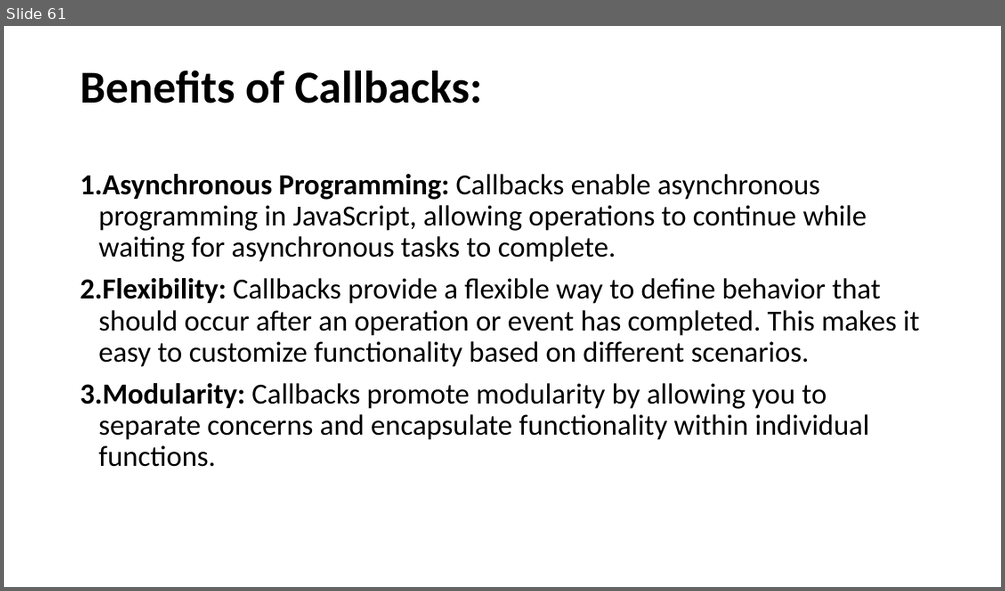
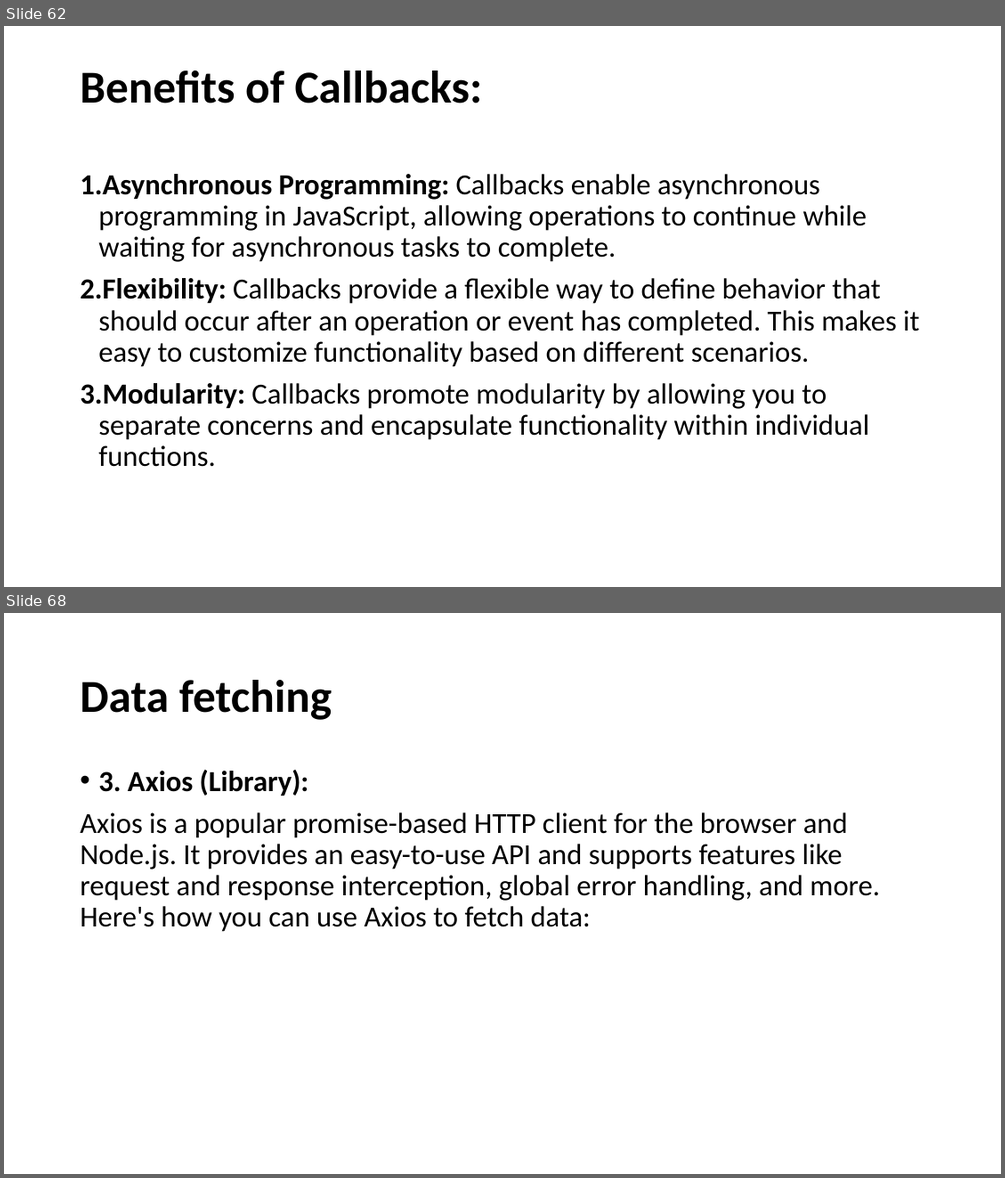
Before and after one commit to SethLK/JavaScript-Wizard-Course-for-Beginners, a slide deck: JavaScript Master Course for Beginners.pptx. Shown one above the other, each under a label of ours: slide 61 before the commit, slides 62 and 68 after it; the slides between them are not shown. The pictures are 1005x591 and 1005x1178 pixels, drawn with LibreOffice and Linux fonts; fonts in the diff are those of the drawing. Boxes give left, top, right and bottom in pixels: in the first picture for what was removed or moved away, otherwise in the second. Text is boxed around its words. In the diff, an @@ line names an element or a change of style, - is before the commit and + after.

```diff
--- a/JavaScript Master Course for Beginners.pptx
+++ b/JavaScript Master Course for Beginners.pptx
@@ slide 68 added at <box>4,613,1001,1174</box>, background #FFFFFF @@
@@ title added at <box>80,680,332,720</box>, 44 pt, text #000000, bold @@
+Data fetching
@@ text added at <box>80,770,880,932</box>, 28 pt, text #000000 @@
+• 3. Axios (Library):
+Axios is a popular promise-based HTTP client for the browser and Node.js. It provides an easy-to-use API and supports features like request and response interception, global error handling, and more. Here's how you can use Axios to fetch data:
@@ what was slide 61 is now slide 62 @@
```
Also in this commit, not shown: 9 slides changed, 14 other slides added.
